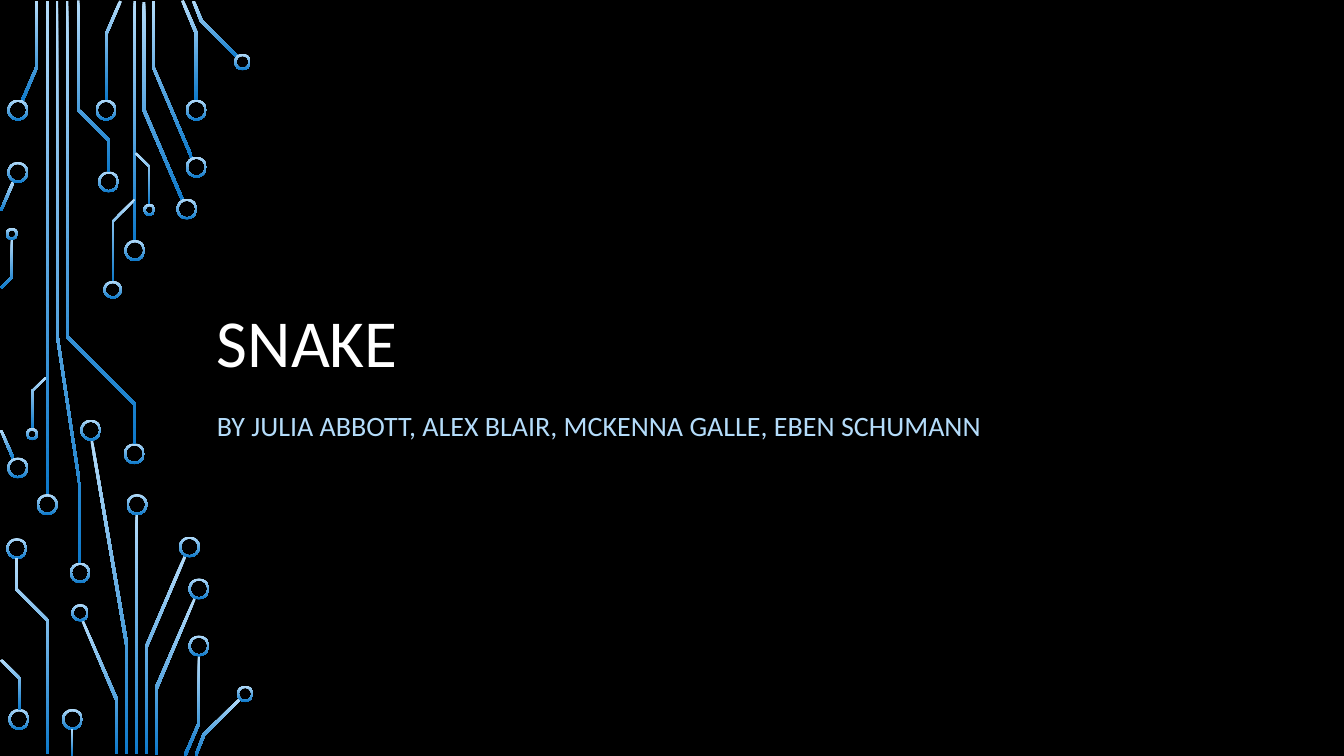
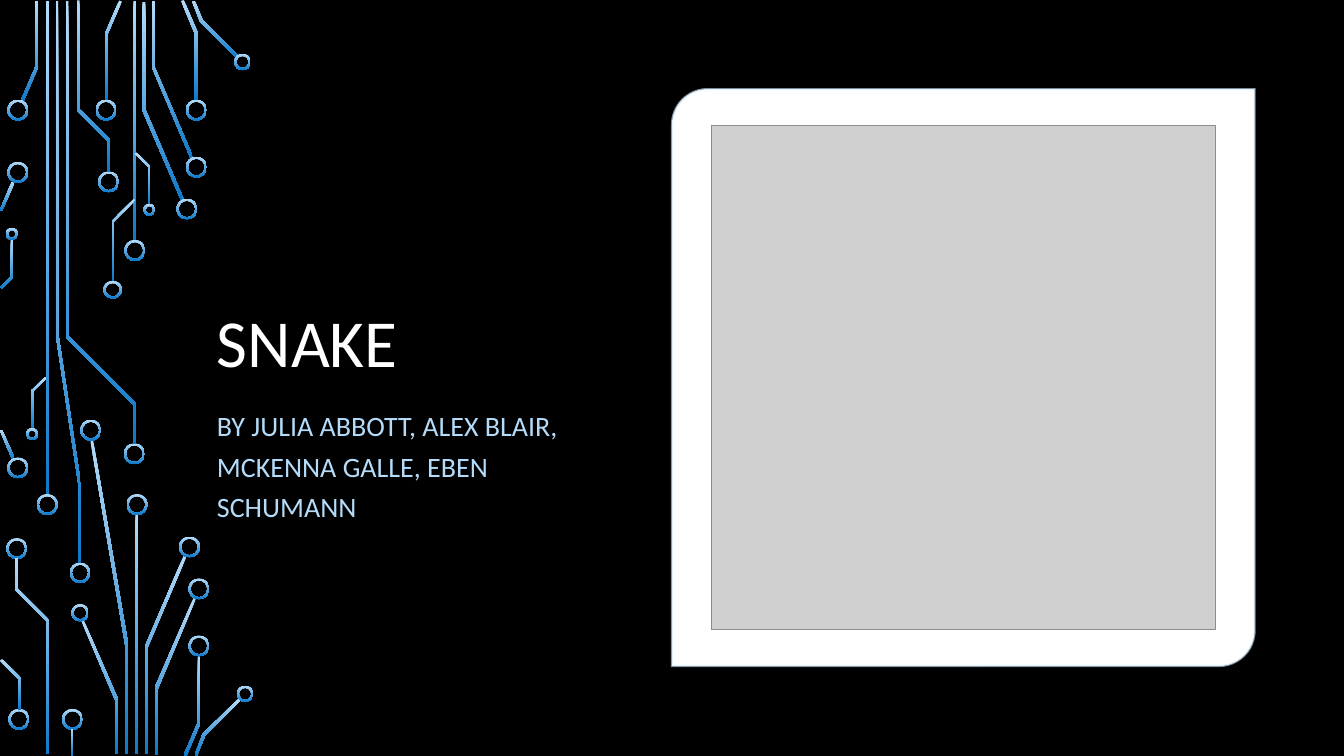
Before and after one commit to AlexBlair42/Snake-MASM, a slide deck: slide 1 of Final Project Presentation.pptx. Drawn at 1344x756 pixels with LibreOffice and Linux fonts; fonts in the diff are those of the drawing; grey boxes stand for pictures; background and template pictures are left out. Boxes give left, top, right and bottom in pixels: in the first picture for what was removed or moved away, otherwise in the second. Text is boxed around its words. In the diff, an @@ line names an element or a change of style, - is before the commit and + after.

```diff
--- a/Final Project Presentation.pptx
+++ b/Final Project Presentation.pptx
@@ round diag rect added at box(673, 89, 1255, 665), fill #FFFFFF, outline #D2EAFC 1.5 pt @@
@@ picture added at box(711, 125, 1216, 630) @@
@@ subtitle "BY JULIA ABBOTT, ALEX BLAIR, ..." rewrapped from box(217, 417, 981, 440) to box(217, 418, 557, 517) @@
```
Also in this commit, not shown: 3 other slides changed, 2 slides added, 2 slides removed, 1 other file.
